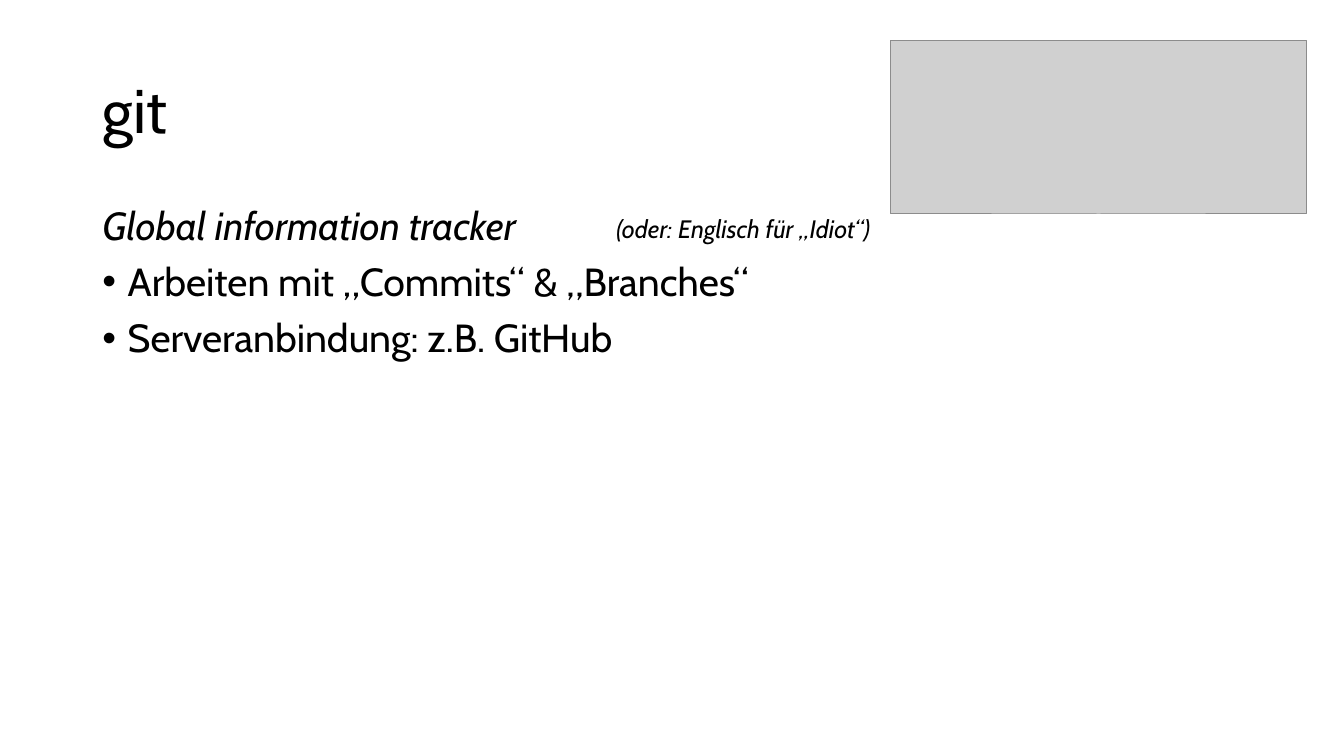
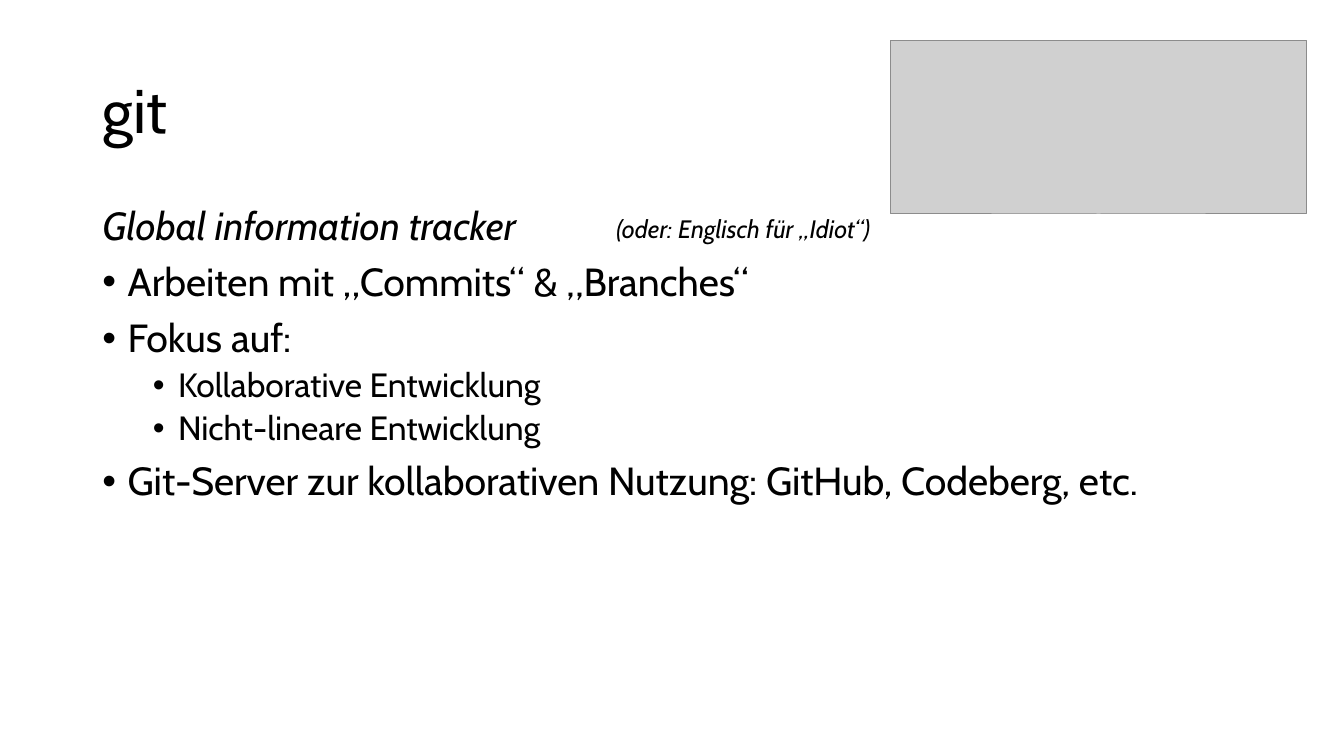
Before and after one commit to Mac-Lego-RMS/HoT_Meetup_2024, a slide deck: slide 25 of HoT-Meetup_2024_Pybricks.pptx (slide 29 before the commit). Drawn at 1344x756 pixels with LibreOffice and Linux fonts; fonts in the diff are those of the drawing; grey boxes stand for pictures. Boxes give left, top, right and bottom in pixels: in the first picture for what was removed or moved away, otherwise in the second. Text is boxed around its words. In the diff, an @@ line names an element or a change of style, - is before the commit and + after.

```diff
--- a/HoT-Meetup_2024_Pybricks.pptx
+++ b/HoT-Meetup_2024_Pybricks.pptx
@@ text at [128, 322, 1138, 505]: text changed @@
-• Serveranbindung: z.B. GitHub
+• Fokus auf:
+  • Kollaborative Entwicklung
+  • Nicht-lineare Entwicklung
+• Git-Server zur kollaborativen Nutzung: GitHub, Codeberg, etc.
```
Also in this commit, not shown: 8 other slides changed, 2 slides added, 3 slides removed.
